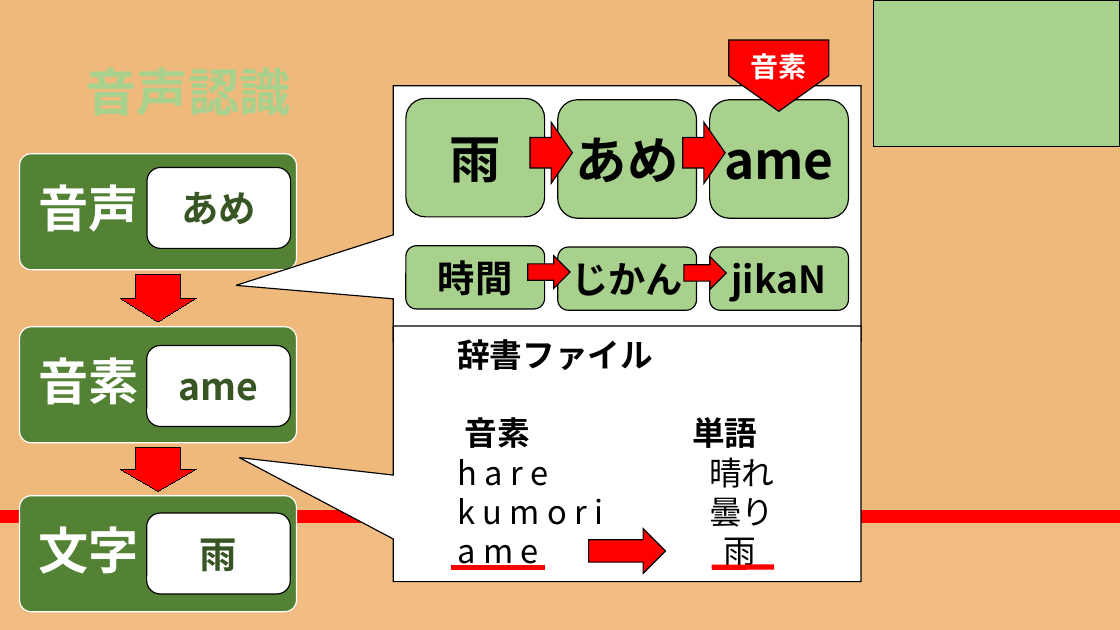
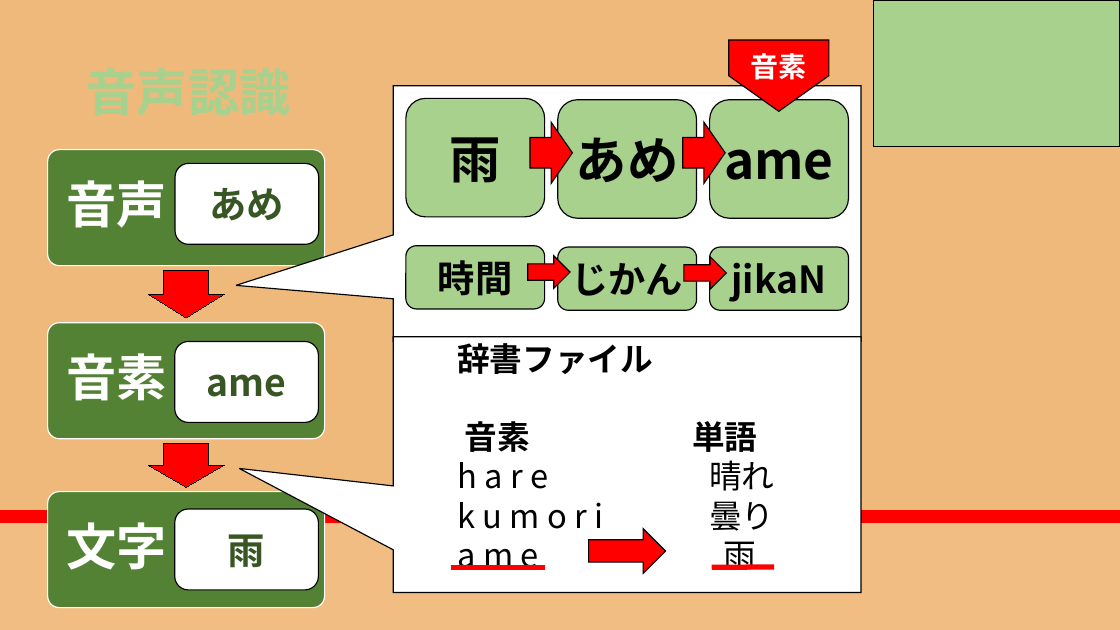
Before and after one commit to RikiishiSuzunosuke/AIspeaker_yosie, a slide deck: slide 9 of presentation/AIスピーカー開発_3_main.pptx. Drawn at 1120x630 pixels with LibreOffice and Linux fonts; fonts in the diff are those of the drawing. Boxes give left, top, right and bottom in pixels: in the first picture for what was removed or moved away, otherwise in the second. Text is boxed around its words. In the diff, an @@ line names an element or a change of style, - is before the commit and + after.

```diff
--- a/presentation/AIスピーカー開発_3_main.pptx
+++ b/presentation/AIスピーカー開発_3_main.pptx
@@ speech box: place and size @@
-speech box at [393,326,861,581]
+speech box at [393,337,861,592]
@@ 6 rounded rectangles, 3 texts, 2 right arrows: place and size @@
-6 rounded rectangles, 3 texts, 2 right arrows at [19,154,297,612]
+6 rounded rectangles, 3 texts, 2 right arrows at [48,150,325,607]
```
Also in this commit, not shown: 6 other slides changed, 5 slides added, 2 other files.
